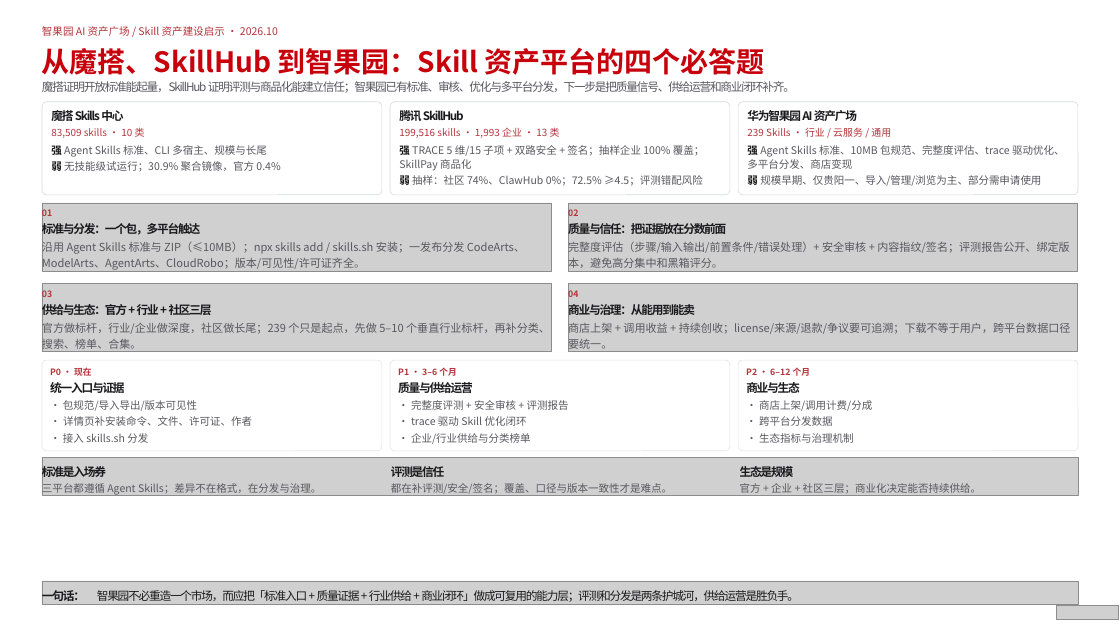
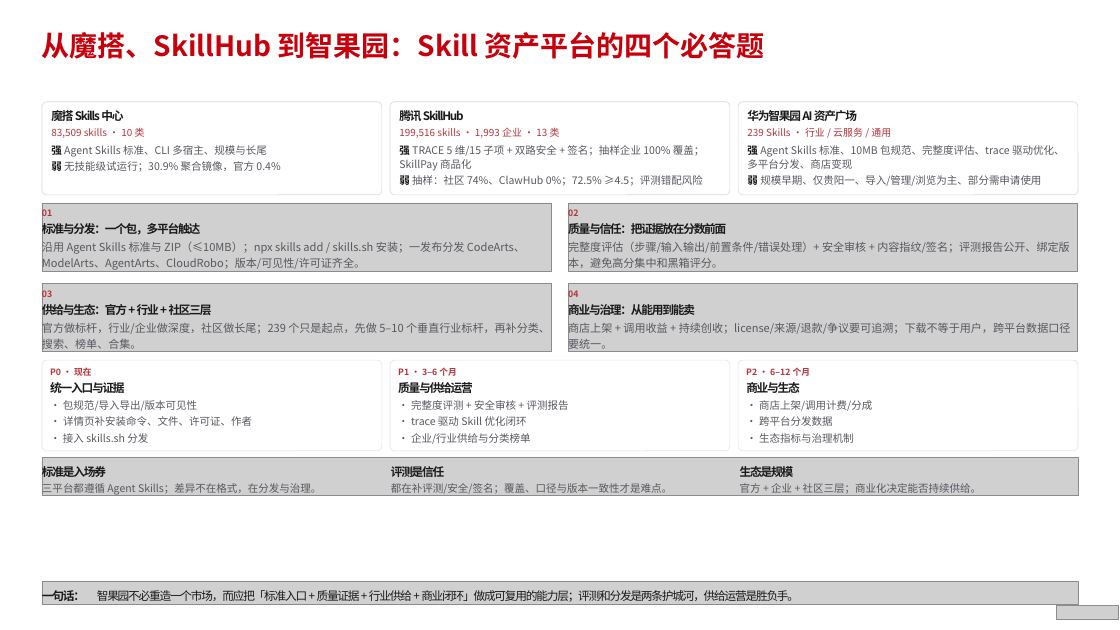
Before and after one commit to lzyu/skill-research-ppt, a slide deck: slide 6 of skill-final-v1.pptx. Drawn at 1120x630 pixels with LibreOffice and Linux fonts; fonts in the diff are those of the drawing; grey boxes stand for pictures. Boxes give left, top, right and bottom in pixels: in the first picture for what was removed or moved away, otherwise in the second. Text is boxed around its words. In the diff, an @@ line names an element or a change of style, - is before the commit and + after.

Commit message:
Refine Skill lifecycle page and Zhiguoyuan example

```diff
--- a/skill-final-v1.pptx
+++ b/skill-final-v1.pptx
@@ text "从魔搭、SkillHub 到智果园：Skill 资产平台的四个必答题": place and size @@
-text "从魔搭、SkillHub 到智果园：Skill 资产平台的四个必答题" at [42,48,765,75]
+text "从魔搭、SkillHub 到智果园：Skill 资产平台的四个必答题" at [42,32,765,59]
@@ text removed at [42,26,278,36] @@
-智果园 AI 资产广场 / Skill 资产建设启示 · 2026.10
@@ text removed at [42,81,795,93] @@
-魔搭证明开放标准能起量，SkillHub 证明评测与商品化能建立信任；智果园已有标准、审核、优化与多平台分发，下一步是把质量信号、供给运营和商业闭环补齐。
```
Also in this commit, not shown: 18 other slides changed, 1 slide added, 1 slide removed, 5 other files.
